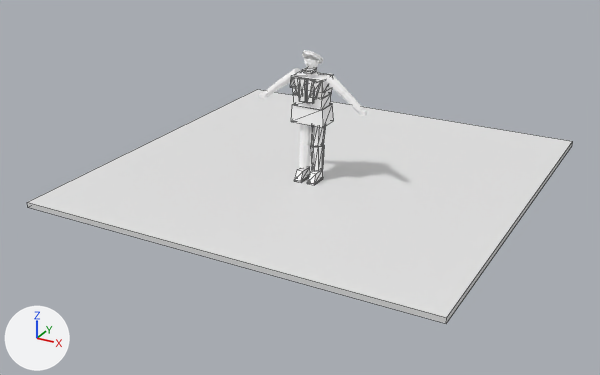
One commit to the Blender file ArtSource/Pedestrians/Blender/ParkCheckersPlayer3D.blend: the scene before it, then after it.
One viewpoint serves both versions: a 50 mm camera at (4.8, -9.05, 4.35) aimed at (-0.09, -0.17, -0.1). Arrows for +X, +Y and +Z are at lower left; the lights stay in place. The picture after the commit comes second. Mesh edges are drawn as thin lines on the coarser meshes.

Objects in the first picture: 'CLO_CoatHem', 'PreviewGround' and 24 more.
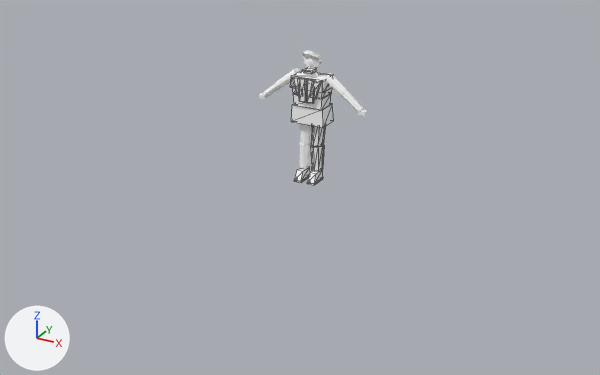
Location of each change, [x1, y1, x2, y2] in pixels of the pictures (600 x 375 px):
'PreviewGround', deleted: before [27, 89, 573, 324]

Edits to the bpy script that builds the scene:
```text
Remove ob_previewground:
    ob_previewground = bpy.data.objects.new('PreviewGround', me_previewground_mesh)
    ob_previewground.location = (0.0, 0.0, 0.0)
```
